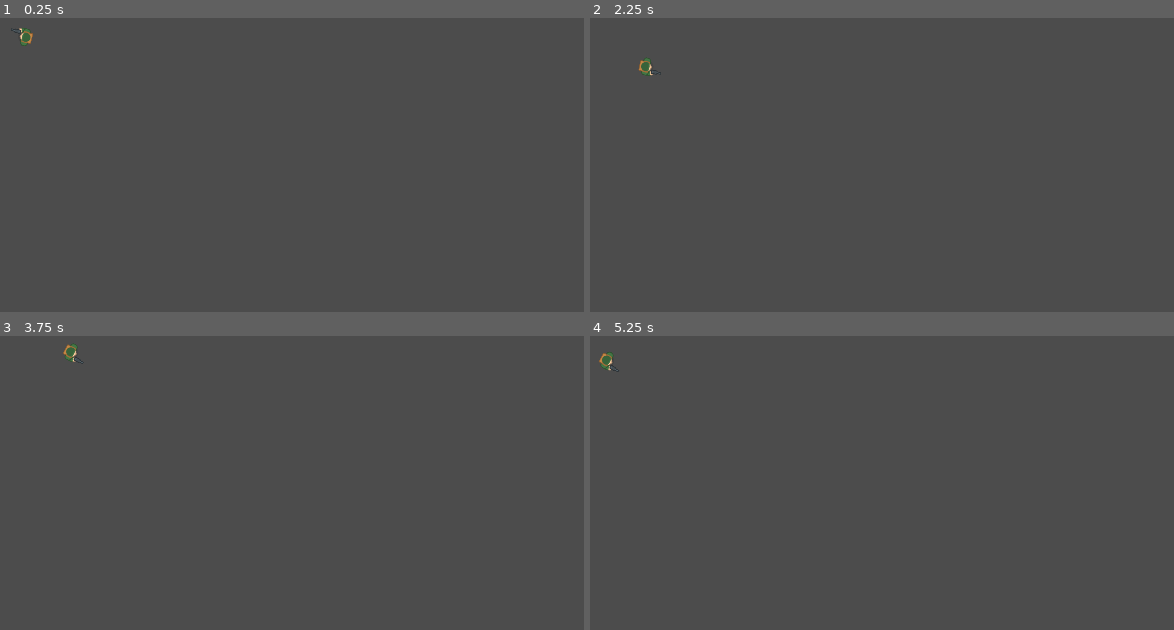
Above: before the commit, frames 1-4 (two rows, left to right).
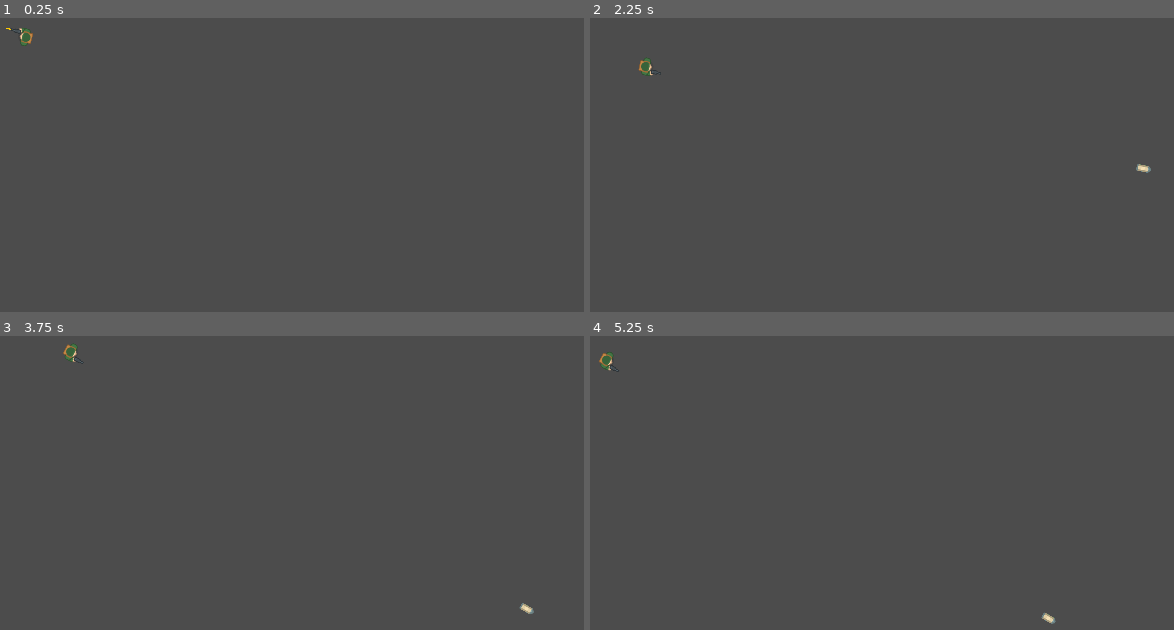
Above: after the commit, the same moments.

Repository: SathvikHegde/Militia-Strike
Game: Godot game, scene res://Scenes/Main.tscn
The game is run twice, just before and just after one commit, with the same random seed, the same clock (stepped at 60 frames per second) and the same inputs.
Inputs (mouse positions are in pixels of both pictures, inside the frame that each line leads up to):
- Up to frame 1 (0.25 s): no input
- Up to frame 2 (2.25 s): tap Enter at 0.5 s; move the mouse to (1074, 209) at 0.52 s; press the mouse at (1074, 209) at 0.53 s; hold D (right) 0.53-1.28 s; move the mouse to (741, 253) at 1.27 s; release the mouse at (741, 253) at 1.28 s; hold S (down) 1.28-2.03 s; click (741, 253) at 1.35 s; move the mouse to (981, 132) at 2.02 s; press the mouse at (981, 132) at 2.03 s; hold D (right) from 2.03 s (still down)
- Up to frame 3 (3.75 s): tap Space at 2.75 s; move the mouse to (outside the picture) at 2.77 s; release D (right) at 2.78 s; release the mouse at (outside the picture) at 2.78 s; hold W (up) 2.78-3.53 s; click (outside the picture) at 2.85 s; tap Enter at 3.5 s; move the mouse to (548, 618) at 3.52 s; press the mouse at (548, 618) at 3.53 s; hold A (left) from 3.53 s (still down)
- Up to frame 4 (5.25 s): move the mouse to (660, 483) at 4.27 s; release the mouse at (660, 483) at 4.28 s; click (660, 483) at 4.35 s; move the mouse to (940, 550) at 5.02 s; release A (left) at 5.03 s; press the mouse at (940, 550) at 5.03 s; hold S (down) from 5.03 s (still down)

The runs differ from the first frame. In frame 1, less than 0.1% of the frame differs, in the area x 1-2%, y 3-5%; in frame 2, less than 0.1%, in the area x 93-97%, y 49-53%; in frame 3, less than 0.1%; in frame 4, less than 0.1%.

Commit message:
Bullet Sharp

Diff:
--- a/Scenes/Bullet.tscn
+++ b/Scenes/Bullet.tscn
@@ -4,17 +4,17 @@
 [ext_resource path="res://Scripts/Bullet.gd" type="Script" id=2]
 
 [sub_resource type="RectangleShape2D" id=2]
-extents = Vector2( 20, 25 )
+extents = Vector2( 16, 36 )
 
 [node name="Bullet" type="Area2D"]
 script = ExtResource( 2 )
 
 [node name="Sprite" type="Sprite" parent="."]
-rotation = -1.5708
-scale = Vector2( 0.5, 0.5 )
+position = Vector2( 0.0525551, 2.86588e-07 )
+rotation = 1.5708
 texture = ExtResource( 1 )
 region_enabled = true
-region_rect = Rect2( 648, 645, 40, 49 )
+region_rect = Rect2( 554, 584.211, 16.1294, 35.7892 )
 
 [node name="CollisionShape2D" type="CollisionShape2D" parent="."]
 rotation = -1.5708
@@ -22,7 +22,7 @@
 shape = SubResource( 2 )
 
 [node name="KillTimer" type="Timer" parent="."]
-wait_time = 0.068
+wait_time = 2.0
 one_shot = true
 
 [connection signal="timeout" from="KillTimer" to="." method="_on_KillTimer_timeout"]
--- a/Scenes/Player.tscn
+++ b/Scenes/Player.tscn
@@ -1,10 +1,40 @@
-[gd_scene load_steps=4 format=2]
+[gd_scene load_steps=6 format=2]
 
 [ext_resource path="res://Scripts/Player.gd" type="Script" id=1]
 [ext_resource path="res://Assets/Spritesheet/spritesheet_characters.png" type="Texture" id=2]
+[ext_resource path="res://Assets/Spritesheet/onlyObjects_retina.png" type="Texture" id=3]
 
 [sub_resource type="RectangleShape2D" id=1]
 extents = Vector2( 28, 21.5 )
+
+[sub_resource type="Animation" id=2]
+resource_name = "muzzleFlash"
+length = 0.05
+step = 0.05
+tracks/0/type = "value"
+tracks/0/path = NodePath("MuzzleFlash:visible")
+tracks/0/interp = 1
+tracks/0/loop_wrap = true
+tracks/0/imported = false
+tracks/0/enabled = true
+tracks/0/keys = {
+"times": PoolRealArray( 0, 0.05 ),
+"transitions": PoolRealArray( 1, 1 ),
+"update": 1,
+"values": [ true, false ]
+}
+tracks/1/type = "value"
+tracks/1/path = NodePath("MuzzleFlash:scale")
+tracks/1/interp = 1
+tracks/1/loop_wrap = true
+tracks/1/imported = false
+tracks/1/enabled = true
+tracks/1/keys = {
+"times": PoolRealArray( 0, 0.05 ),
+"transitions": PoolRealArray( 1, 1 ),
+"update": 0,
+"values": [ Vector2( 0.25, 0.25 ), Vector2( 0.1, 0.35 ) ]
+}
 
 [node name="Player" type="KinematicBody2D"]
 position = Vector2( 264, 70 )
@@ -19,7 +49,21 @@
 shape = SubResource( 1 )
 
 [node name="EndOfGun" type="Position2D" parent="."]
-position = Vector2( 28, 9 )
+position = Vector2( 27.8595, 9.51505 )
 
 [node name="GunDirection" type="Position2D" parent="."]
-position = Vector2( 30, 9 )
+position = Vector2( 30.7023, 9.51505 )
+
+[node name="AttackCooldown" type="Timer" parent="."]
+one_shot = true
+
+[node name="MuzzleFlash" type="Sprite" parent="."]
+position = Vector2( 36.5256, 9.54639 )
+rotation = -1.5708
+scale = Vector2( 0.1, 0.35 )
+texture = ExtResource( 3 )
+region_enabled = true
+region_rect = Rect2( 648, 645, 40, 49 )
+
+[node name="AnimationPlayer" type="AnimationPlayer" parent="."]
+anims/muzzleFlash = SubResource( 2 )
--- a/Scripts/Player.gd
+++ b/Scripts/Player.gd
@@ -7,6 +7,8 @@
 
 onready var endOfGun = $EndOfGun;
 onready var gunDirection = $GunDirection;
+onready var attackCooldown = $AttackCooldown;
+onready var muzzleFlashAnimation = $AnimationPlayer;
 
 func _ready():
 	pass
@@ -33,6 +35,9 @@
 		shootBullet();
 
 func shootBullet():
-	var bulletInstance = Bullet.instance();
-	var direction = (gunDirection.global_position - endOfGun.global_position).normalized();
-	emit_signal("playerFiredBullet", bulletInstance, endOfGun.global_position, direction);
+	if attackCooldown.is_stopped():
+		var bulletInstance = Bullet.instance();
+		var direction = (gunDirection.global_position - endOfGun.global_position).normalized();
+		emit_signal("playerFiredBullet", bulletInstance, endOfGun.global_position, direction);
+		attackCooldown.start();
+		muzzleFlashAnimation.play("muzzleFlash");
